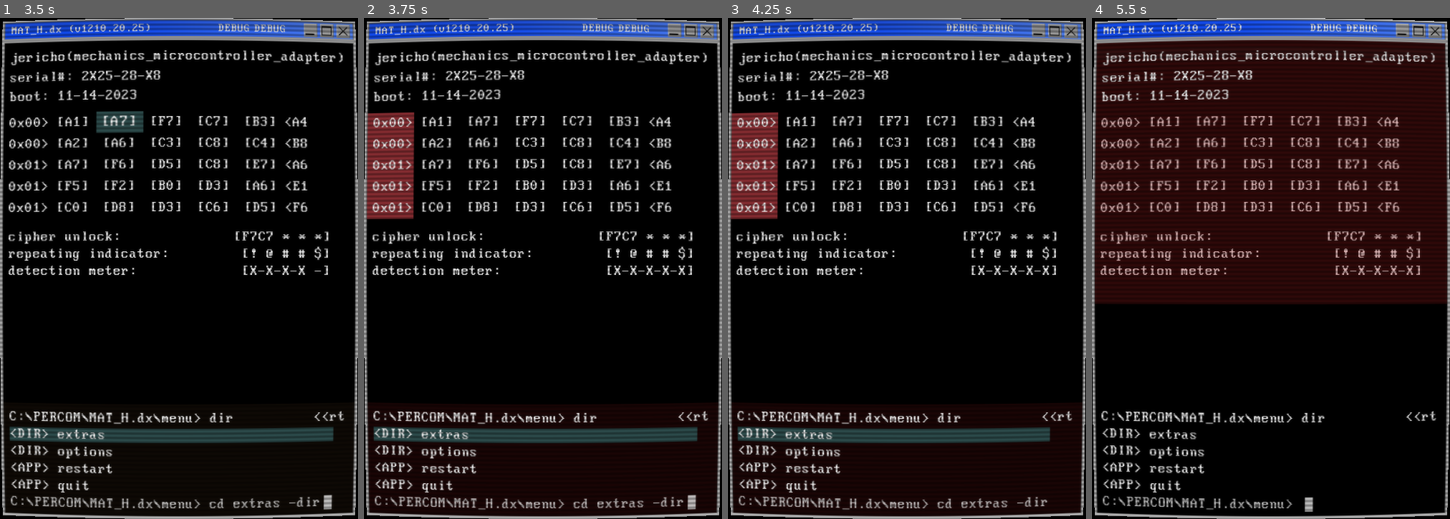
Above: before the commit, frames 1-4 (left to right).
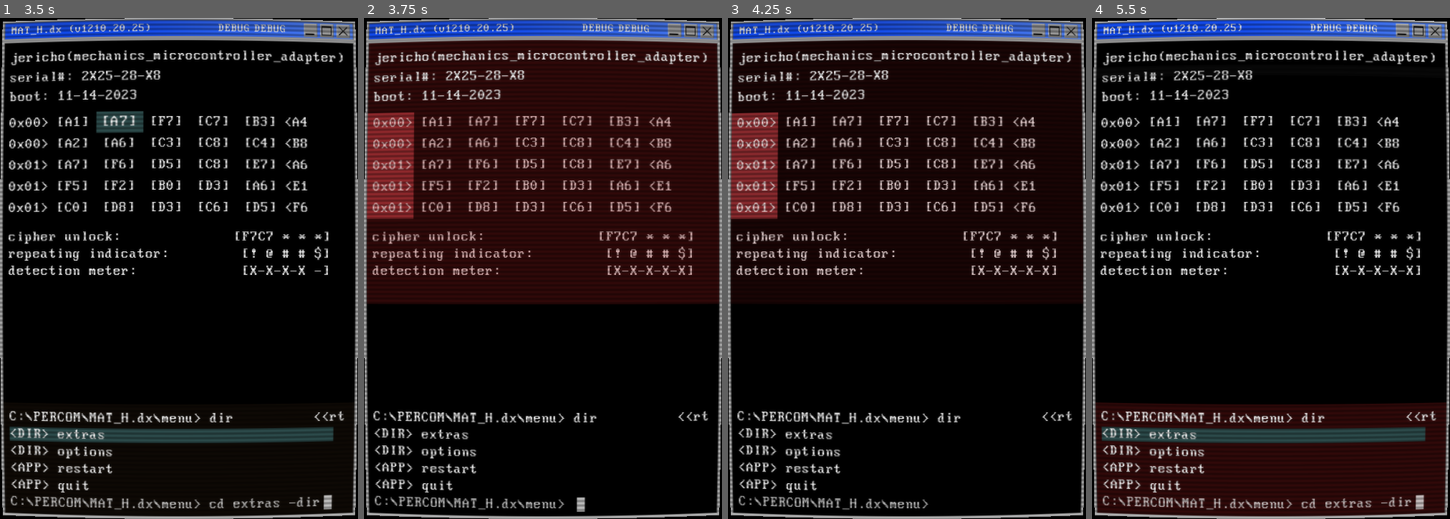
Above: after the commit, the same moments.

Repository: RusanJoshi/MAT_H.dx
Game: Godot game, scene res://main scenes/main.tscn
Same seed, same stepped clock (60 frames per second), same inputs: the game is played once before the commit and once after it.
Inputs (mouse positions are in pixels of both pictures, inside the frame that each line leads up to):
- Up to frame 1 (3.5 s): tap Enter at 0.5 s; drag from (71, 123) to (168, 123) at 0.52 s; drag from (118, 123) to (214, 123) at 1.27 s; tap Space (spacebar_key) at 2, 2.1 s; move the mouse to (168, 123) at 2.02 s; hold Right (right_key) 2.03-2.75 s; click (168, 123) at 2.17 s; tap Tab (tab_key) at 2.3 s; drag from (214, 123) to (118, 123) at 2.77 s
- Up to frame 2 (3.75 s): tap Enter at 3.5 s; drag from (625, 123) to (532, 123) at 3.52 s
- Up to frame 3 (4.25 s): no input
- Up to frame 4 (5.5 s): drag from (1163, 143) to (1353, 123) at 4.27 s; tap Space (spacebar_key) at 5, 5.1 s; move the mouse to (1210, 143) at 5.02 s; hold Down (down_key) from 5.03 s (still down); click (1210, 143) at 5.17 s; tap Tab (tab_key) at 5.3 s

Frame 1 is identical in both runs. In frame 2, 54% of the frame differs, in the area x 0-100%, y 4-99%; in frame 3, 17%; in frame 4, 69%, in the area x 0-100%, y 4-100%.

Commit message:
hemlock port commit 05/11

Diff:
--- a/main scenes/main.tscn
+++ b/main scenes/main.tscn
@@ -7,6 +7,33 @@
 [ext_resource type="PackedScene" uid="uid://cmcsx04ay8exk" path="res://shaders/crt_shader.tscn" id="4_rfrf3"]
 [ext_resource type="FontFile" uid="uid://dj3uy5ehse3ik" path="res://fonts/Perfect DOS VGA 437 Win.ttf" id="5_elmyh"]
 [ext_resource type="PackedScene" uid="uid://p2ena424sd2a" path="res://ui/mini_menu.tscn" id="7_lyyxq"]
+
+[sub_resource type="Animation" id="Animation_7gklk"]
+length = 0.001
+tracks/0/type = "value"
+tracks/0/imported = false
+tracks/0/enabled = true
+tracks/0/path = NodePath("RollingBar:position")
+tracks/0/interp = 1
+tracks/0/loop_wrap = true
+tracks/0/keys = {
+"times": PackedFloat32Array(0),
+"transitions": PackedFloat32Array(1),
+"update": 0,
+"values": [Vector2(0, 0)]
+}
+tracks/1/type = "value"
+tracks/1/imported = false
+tracks/1/enabled = true
+tracks/1/path = NodePath("FocusHighlightBackground:modulate")
+tracks/1/interp = 1
+tracks/1/loop_wrap = true
+tracks/1/keys = {
+"times": PackedFloat32Array(0),
+"transitions": PackedFloat32Array(1),
+"update": 0,
+"values": [Color(1, 1, 1, 0.784314)]
+}
 
 [sub_resource type="Animation" id="Animation_is1ea"]
 resource_name = "FocusDimming"
@@ -24,34 +51,13 @@
 "values": [Color(1, 1, 1, 0.882353), Color(1, 1, 1, 0.392157)]
 }
 
-[sub_resource type="Animation" id="Animation_7gklk"]
-length = 0.001
-tracks/0/type = "value"
-tracks/0/imported = false
-tracks/0/enabled = true
-tracks/0/path = NodePath("RollingBar:position")
-tracks/0/interp = 1
-tracks/0/loop_wrap = true
-tracks/0/keys = {
-"times": PackedFloat32Array(0),
-"transitions": PackedFloat32Array(1),
-"update": 0,
-"values": [Vector2(0, 0)]
-}
-tracks/1/type = "value"
-tracks/1/imported = false
-tracks/1/enabled = true
-tracks/1/path = NodePath("FocusHighlightBackground:modulate")
-tracks/1/interp = 1
-tracks/1/loop_wrap = true
-tracks/1/keys = {
-"times": PackedFloat32Array(0),
-"transitions": PackedFloat32Array(1),
-"update": 0,
-"values": [Color(1, 1, 1, 0.784314)]
-}
-
-[sub_resource type="Animation" id="Animation_a5774"]
+[sub_resource type="AnimationLibrary" id="AnimationLibrary_lxix7"]
+_data = {
+"FocusDimming": SubResource("Animation_is1ea"),
+"RESET": SubResource("Animation_7gklk")
+}
+
+[sub_resource type="Animation" id="Animation_1ordg"]
 resource_name = "RollingBarAnimation"
 length = 5.0
 tracks/0/type = "value"
@@ -67,11 +73,9 @@
 "values": [Vector2(0, 0), Vector2(0, 700)]
 }
 
-[sub_resource type="AnimationLibrary" id="AnimationLibrary_lxix7"]
+[sub_resource type="AnimationLibrary" id="AnimationLibrary_rsj4i"]
 _data = {
-"FocusDimming": SubResource("Animation_is1ea"),
-"RESET": SubResource("Animation_7gklk"),
-"RollingBarAnimation": SubResource("Animation_a5774")
+"RollingBarAnimation": SubResource("Animation_1ordg")
 }
 
 [sub_resource type="StyleBoxFlat" id="StyleBoxFlat_ve7wv"]
@@ -99,9 +103,14 @@
 [node name="Main" type="Node2D"]
 script = ExtResource("1_dpgo0")
 
-[node name="AnimationPlayer" type="AnimationPlayer" parent="."]
+[node name="FocusAnimPlay" type="AnimationPlayer" parent="."]
 libraries = {
 "": SubResource("AnimationLibrary_lxix7")
+}
+
+[node name="RollingBarAnimPlay" type="AnimationPlayer" parent="."]
+libraries = {
+"": SubResource("AnimationLibrary_rsj4i")
 }
 
 [node name="Background" type="ColorRect" parent="."]
--- a/project.godot
+++ b/project.godot
@@ -13,7 +13,7 @@
 config/name="MAT_H.dx"
 run/main_scene="res://main scenes/main.tscn"
 config/features=PackedStringArray("4.3", "GL Compatibility")
-config/icon="res://assets/textures/mat.png"
+config/icon="res://assets/textures/mat4.png"
 
 [autoload]
 
--- a/scripts/main.gd
+++ b/scripts/main.gd
@@ -1,6 +1,7 @@
 extends Node2D
 
-@onready var animation_player: AnimationPlayer = $AnimationPlayer
+@onready var focus_anim_play: AnimationPlayer = $FocusAnimPlay
+@onready var rolling_bar_anim_play: AnimationPlayer = $RollingBarAnimPlay
 @onready var timer: Timer = $Timer
 @onready var header_label: Label = %HeaderLabel
 @onready var date_and_time: Label = %DateAndTime
@@ -20,24 +21,22 @@
 
 func _ready():
 	print("main.gd... loaded")
-	Events.victory_event.connect(win_state)
-	Events.lose_event.connect(lose_state)
+	Events.victory_event.connect(end_game_state.bind(true))
+	Events.lose_event.connect(end_game_state.bind(false))
 	Events.restart_game.connect(reset_focus_color)
 
 	shin_update_focus()
 	date_and_time.text = "boot: " + str(datetime_dict.month) + "-" + str(datetime_dict.day) + "-" + str(datetime_dict.year)
 
 	stylebox = focus_highlight_background.get_theme_stylebox("panel") as StyleBoxFlat
-	print(stylebox.bg_color)
-
 
 func _process(delta):
 	if(Input.is_action_just_pressed("tab_key")): #switches focus between the matrix and mini-menu
 		focus_boolean = !focus_boolean
 		shin_update_focus()
 
+
 func shin_update_focus():
-	animation_player.play("FocusDimming")
 
 	if(!focus_boolean):
 		matrix.has_focus = true
@@ -51,18 +50,21 @@
 		focus_highlight_background.position.x = 0
 		focus_highlight_background.position.y = mini_menu.position.y - 10
 
-func win_state():
-	print("main.gd, WIN")
-	stylebox.bg_color = ConfigGame.win_focus_highlight_color
+	focus_anim_play.play("FocusDimming")
 
-func lose_state():
-	print("main.gd, LOSE")
-	stylebox.bg_color = ConfigGame.lose_focus_highlight_color
-	print(stylebox.bg_color)
+func end_game_state(pState: bool): #win/lose
+	if(pState):#win
+		stylebox.bg_color = ConfigGame.win_focus_highlight_color
+	else:#lose
+		stylebox.bg_color = ConfigGame.lose_focus_highlight_color
+
+	focus_boolean = !focus_boolean
+	shin_update_focus()
 
 func reset_focus_color():
-	print("main.gd, RESTART")
 	stylebox.bg_color = ConfigGame.default_focus_highlight_color
+	#focus_boolean = !focus_boolean
+	#shin_update_focus()
 
 func _on_matrix_area_2d_mouse_entered() -> void:
 	if(focus_boolean):
@@ -74,4 +76,4 @@
 		shin_update_focus()
 
 func _on_timer_timeout() -> void:
-	animation_player.play("RollingBarAnimation")
+	rolling_bar_anim_play.play("RollingBarAnimation")
--- a/scripts/matrix.gd
+++ b/scripts/matrix.gd
@@ -189,7 +189,7 @@
 
 		previous_cell = spotlight_cell
 		if(previous_cell == null):
-			print("Nothing")
+			print("DEBUG : matrix.gd, matrix_navigation()")
 		else: previous_cell.cell_hover(false)
 		spotlight_cell = partitioned_cell_array[current_y_nav][current_x_nav] # new cell at updated coords
 		spotlight_cell.cell_hover(true)
Binary file added: assets/textures/mat4.png
Not shown, added: assets/textures/mat4.png.import
Not shown: 1 places in main scenes/main.tscn that only renumber resources
